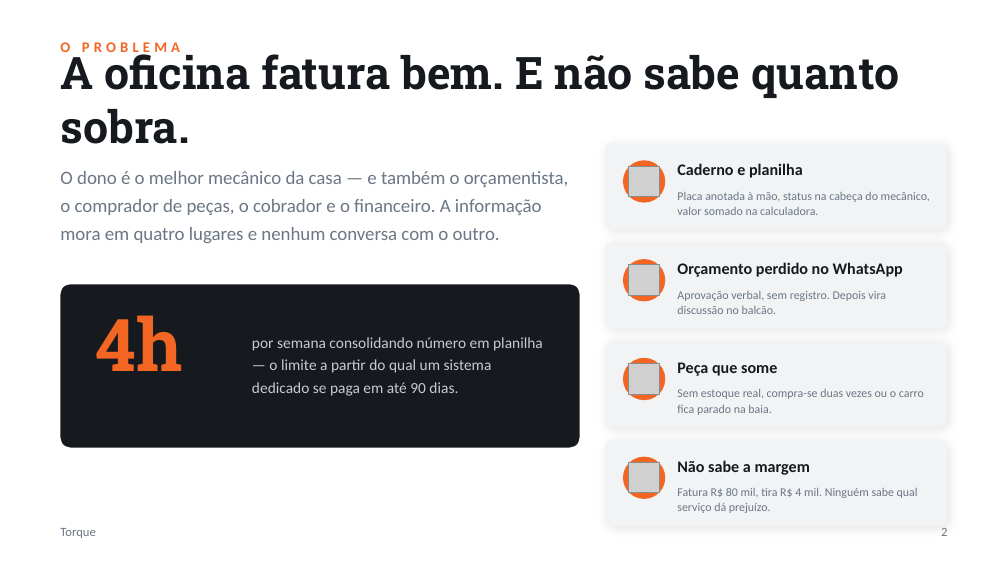
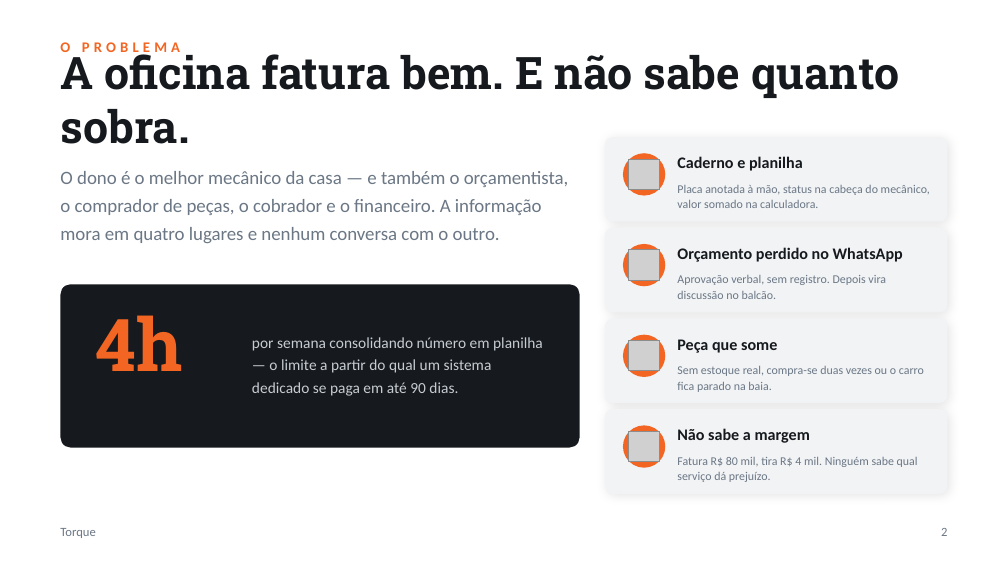
Before and after one commit to viviangitti/gss-academy-app, a slide deck: slide 2 of deck-torque/Torque-ERP-Oficinas.pptx. Drawn at 1008x567 pixels with LibreOffice and Linux fonts; fonts in the diff are those of the drawing; grey boxes stand for pictures. Boxes give left, top, right and bottom in pixels: in the first picture for what was removed or moved away, otherwise in the second. Text is boxed around its words. In the diff, an @@ line names an element or a change of style, - is before the commit and + after.

```diff
--- a/deck-torque/Torque-ERP-Oficinas.pptx
+++ b/deck-torque/Torque-ERP-Oficinas.pptx
@@ 2 texts, 1 picture, 1 ellipse, 1 rounded rectangle moved together from (x1=605, y1=143, x2=948, y2=230) to (x1=605, y1=137, x2=948, y2=222) @@
@@ 2 texts, 1 picture, 1 ellipse, 1 rounded rectangle moved together from (x1=605, y1=242, x2=948, y2=329) to (x1=605, y1=228, x2=948, y2=312) @@
@@ rounded rectangle moved from (x1=605, y1=341, x2=948, y2=427) to (x1=605, y1=319, x2=948, y2=403) @@
@@ 2 texts, 1 picture, 1 ellipse moved together from (x1=623, y1=358, x2=924, y2=415) to (x1=623, y1=335, x2=924, y2=392) @@
@@ 2 texts, 1 picture, 1 ellipse, 1 rounded rectangle moved together from (x1=605, y1=439, x2=948, y2=526) to (x1=605, y1=409, x2=948, y2=494) @@
@@ proportions changed in 4 elements at (x1=605, y1=137, x2=948, y2=222), (x1=605, y1=228, x2=948, y2=312), (x1=605, y1=319, x2=948, y2=403), (x1=605, y1=409, x2=948, y2=494) @@
```
Also in this commit, not shown: 5 other slides changed, 5 other files.
